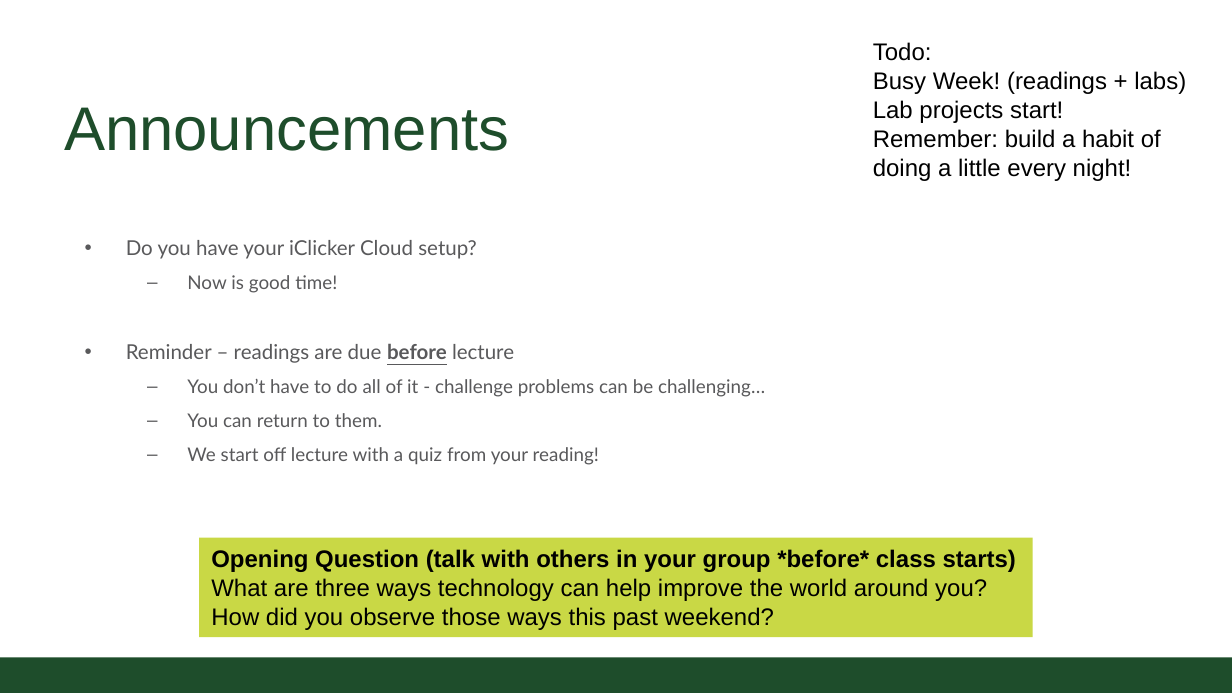
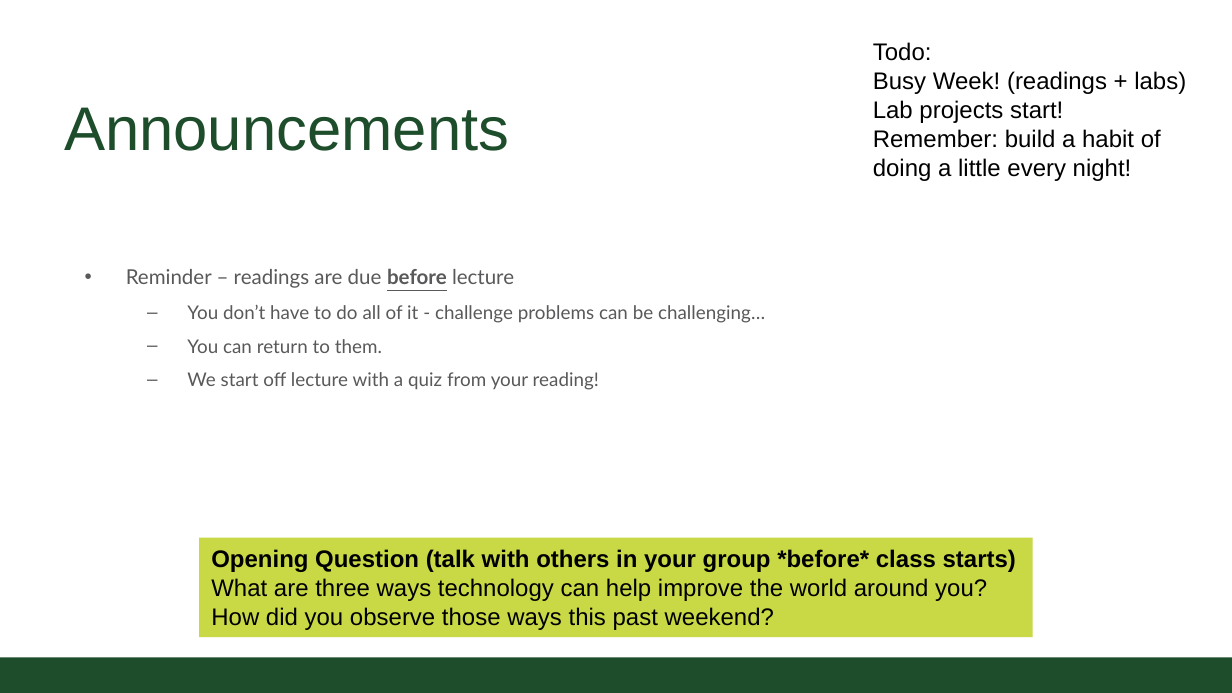
Before and after one commit to CSU-CompSci-CS163-4/Handouts, a slide deck: slide 2 of slides/On-Campus/02_01_Variables.pptx. Drawn at 1232x693 pixels with LibreOffice and Linux fonts; fonts in the diff are those of the drawing; background and template pictures are left out. Boxes give left, top, right and bottom in pixels: in the first picture for what was removed or moved away, otherwise in the second. Text is boxed around its words. In the diff, an @@ line names an element or a change of style, - is before the commit and + after.

```diff
--- a/slides/On-Campus/02_01_Variables.pptx
+++ b/slides/On-Campus/02_01_Variables.pptx
@@ text at box(126, 240, 476, 293): paragraphs removed @@
-• Do you have your iClicker Cloud setup?
-  – Now is good time!
```
Also in this commit, not shown: 1 other slide changed, 3 other files.
